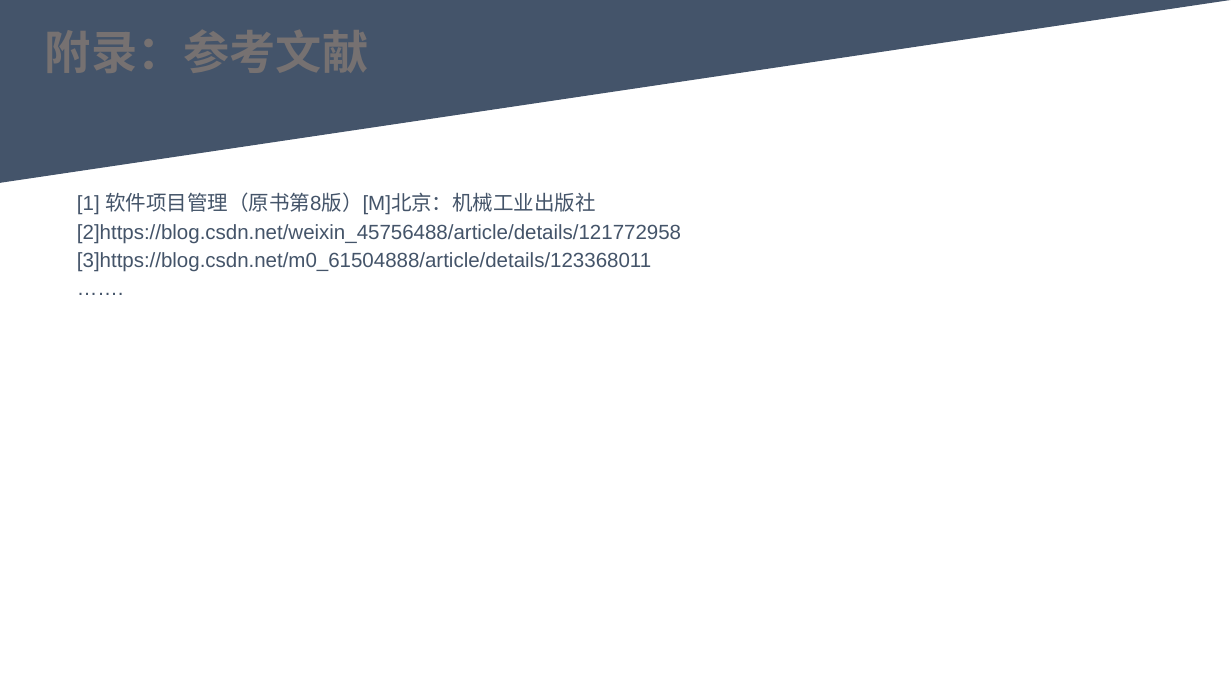
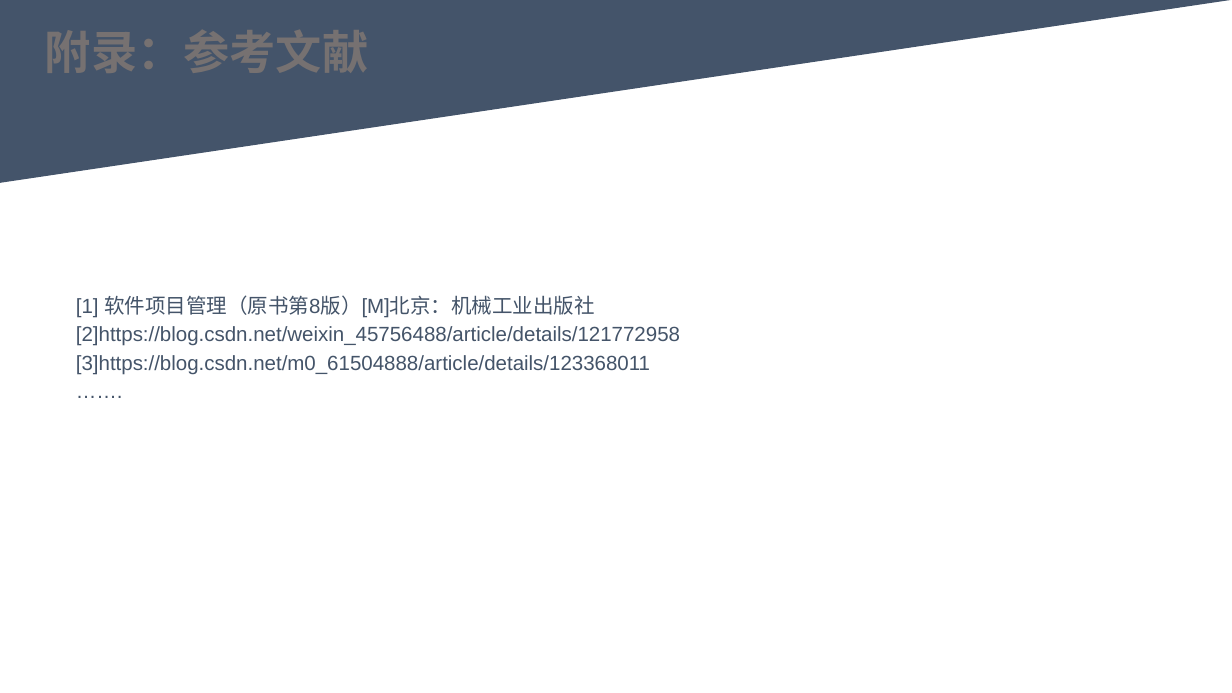
Before and after one commit to youhuyellowman/SE-2022-G06, a slide deck: slide 18 of 代码测试/代码实现PPTv0.0.1.pptx (slide 15 before the commit). Drawn at 1232x693 pixels with LibreOffice and Linux fonts; fonts in the diff are those of the drawing. Boxes give left, top, right and bottom in pixels: in the first picture for what was removed or moved away, otherwise in the second. Text is boxed around its words. In the diff, an @@ line names an element or a change of style, - is before the commit and + after.

```diff
--- a/代码测试/代码实现PPTv0.0.1.pptx
+++ b/代码测试/代码实现PPTv0.0.1.pptx
@@ text "[1] 软件项目管理（原书第8版）[M]北京：机械工业出版社": place and size @@
-text "[1] 软件项目管理（原书第8版）[M]北京：机械工业出版社" at (77,192,681,272)
+text "[1] 软件项目管理（原书第8版）[M]北京：机械工业出版社" at (76,295,680,375)
```
Also in this commit, not shown: 6 other slides changed, 3 slides added, 1 slide removed.
